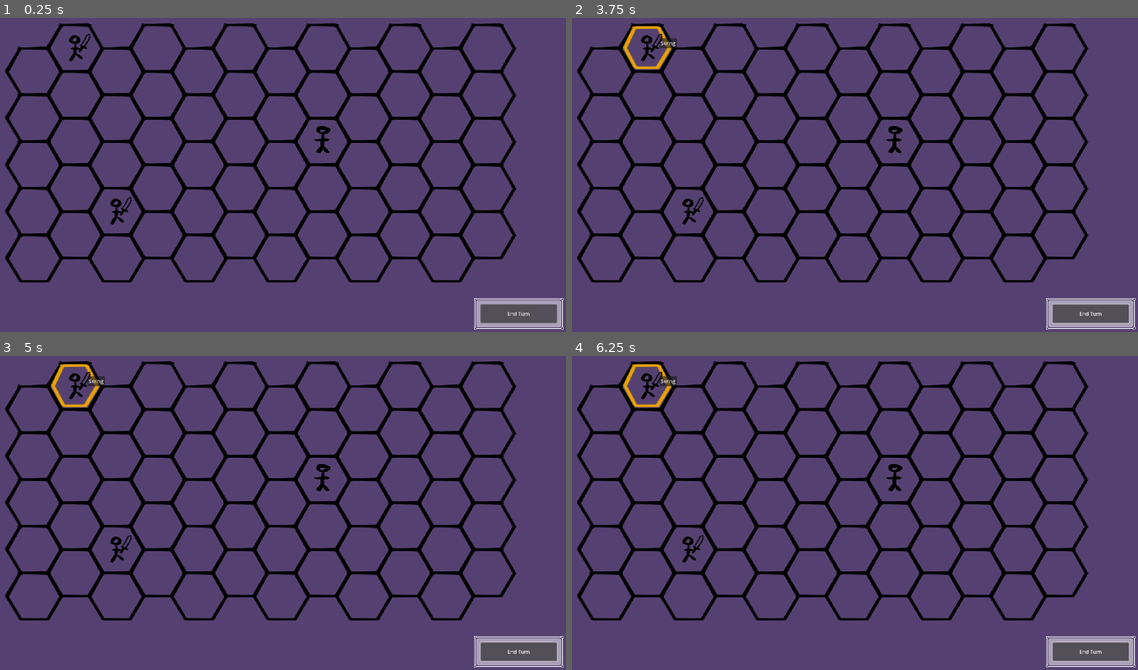
Above: before the commit, frames 1-4 (two rows, left to right).
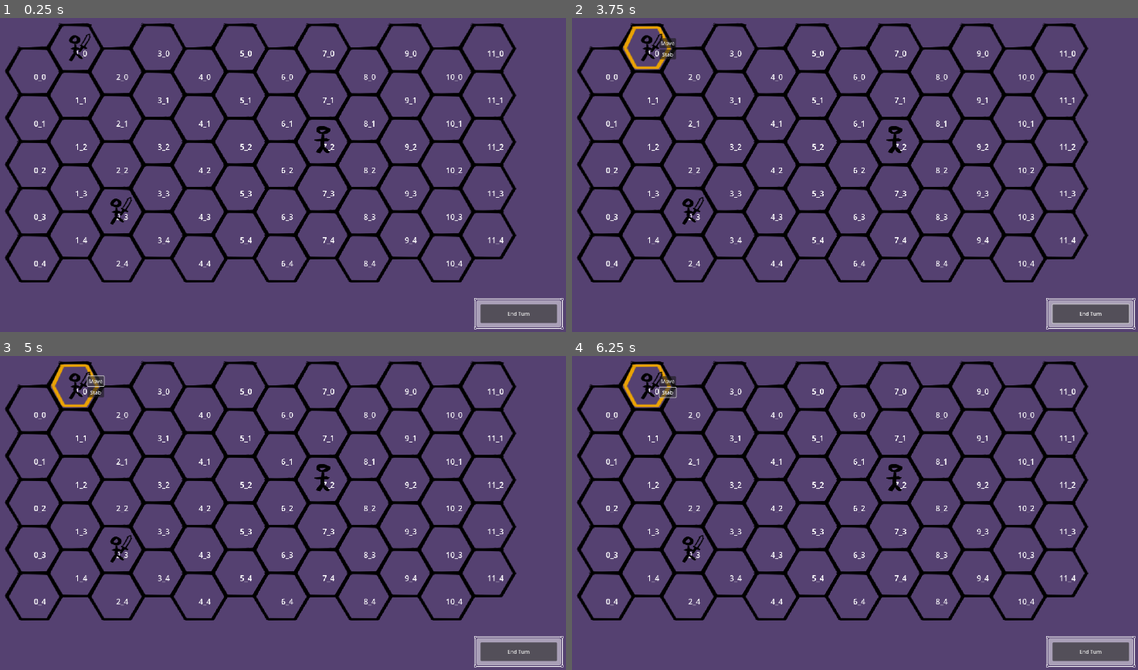
Above: after the commit, the same moments.

Repository: JaryJay/untitled-roguelike
Game: Godot game, scene res://battle.tscn
Two runs of this game, one before a commit and one after it. Both use one fixed random seed, a clock stepped at 60 frames per second and the inputs below.
Inputs (mouse positions are in pixels of both pictures, inside the frame that each line leads up to):
- Up to frame 1 (0.25 s): no input
- Up to frame 2 (3.75 s): click "End Turn" at 0.5 s; click "End Turn" at 1.25 s; click "End Turn" at 2 s; tap Enter at 2.75 s; move the mouse to (605, 71) at 2.77 s; press the mouse at (605, 71) at 2.78 s; tap Space at 3.5 s; move the mouse to (645, 46) at 3.52 s; release the mouse at (645, 46) at 3.53 s; click (645, 46) at 3.6 s
- Up to frame 3 (5 s): click (96, 381) at 4.25 s, where only the run before the commit has a clickable "Swing"
- Up to frame 4 (6.25 s): click (668, 381) at 5 s, where only the run after the commit has a clickable "Move"; click (668, 393) at 5.75 s, where only the run after the commit has a clickable "Stab"

The runs differ from the first frame. In frame 1, 1.1% of the frame differs, in the area x 6-89%, y 10-80%; in frame 2, 1.2%; in frame 3, 1.3%, in the area x 6-99%, y 6-98%; in frame 4, 1.3%.

Commit message:
Create abilities, events, unit class, and map

Diff:
--- a/abilities/ability.gd
+++ b/abilities/ability.gd
@@ -1 +1,15 @@
-extends Resource
+class_name Ability extends Resource
+
+var name: StringName = "NO NAME"
+@export var needs_target: bool : get = _needs_target
+
+func use(_unit: Unit, _map: Map, _pos: Vector2i) -> Array[Event]:
+	assert(false, "perform(...) not implemented for ability %s" % get_class())
+	return []
+
+func is_valid_target(_unit: Unit, _map: Map, _pos: Vector2i) -> bool:
+	assert(false, "is_valid_target(...) not implemented for ability %s" % get_class())
+	return false
+
+func _needs_target() -> bool:
+	return true
--- /dev/null
+++ b/abilities/damage_ability.gd
@@ -0,0 +1,14 @@
+class_name DamageAbility extends Ability
+
+var range: = 1
+var damage: = 1
+
+func use(unit: Unit, map: Map, pos: Vector2i) -> Array[Event]:
+	var ev: = DamageEvent.new()
+	ev.source = unit
+	ev.target = map.get_unit(pos)
+	ev.damage = damage
+	return [ev]
+
+func is_valid_target(unit: Unit, map: Map, pos: Vector2i) -> bool:
+	return map.has_unit(pos) && map.distance_between(unit.pos, pos) <= range
--- /dev/null
+++ b/abilities/move_ability.gd
@@ -0,0 +1,13 @@
+class_name MoveAbility extends Ability
+
+var range: = 1
+
+func use(unit: Unit, _map: Map, pos: Vector2i) -> Array[Event]:
+	var ev: = MoveEvent.new()
+	ev.source = unit
+	ev.from = unit.pos
+	ev.to = pos
+	return [ev]
+
+func is_valid_target(unit: Unit, map: Map, pos: Vector2i) -> bool:
+	return map.distance_between(unit.pos, pos) <= range && !map.has_unit(pos)
--- a/actors/enemies/enemy.gd
+++ b/actors/enemies/enemy.gd
@@ -1,3 +1 @@
-class_name Enemy extends Node2D
-
-var coords: Vector2i
+class_name Enemy extends Unit
--- a/actors/enemies/ordinary_enemy.tscn
+++ b/actors/enemies/ordinary_enemy.tscn
@@ -1,7 +1,8 @@
-[gd_scene load_steps=3 format=3 uid="uid://55see5x25ll3"]
+[gd_scene load_steps=4 format=3 uid="uid://55see5x25ll3"]
 
 [ext_resource type="Script" path="res://actors/enemies/enemy.gd" id="1_k8eem"]
 [ext_resource type="Texture2D" uid="uid://xx8rcsi0i4sb" path="res://assets/spritesheet.png" id="1_s0q8l"]
+[ext_resource type="Script" path="res://components/health_component.gd" id="3_xuyv4"]
 
 [node name="OrdinaryEnemy" type="Node2D"]
 script = ExtResource("1_k8eem")
@@ -11,3 +12,7 @@
 offset = Vector2(-1, -4)
 region_enabled = true
 region_rect = Rect2(273, 26, 52, 86)
+
+[node name="HealthComponent" type="Node" parent="."]
+script = ExtResource("3_xuyv4")
+max_health = 10
--- a/actors/mercs/ordinary_mercenary.gd
+++ b/actors/mercs/ordinary_mercenary.gd
@@ -1,13 +1,28 @@
-class_name Ally extends Node2D
+class_name Ally extends Unit
 
-@onready var ability_selection_ui: = $AbilitySelectionUI
+signal ability_chosen(ability)
 
-var coords: Vector2i
+@onready var ability_selection_ui: AbilitySelectionUI = $AbilitySelectionUI
+
 var is_selected: bool = false : set = _set_is_selected
 
 func _ready():
-	ability_selection_ui.add_ability("Swing")
+	super()
+	var move_a: = MoveAbility.new()
+	move_a.name = "Move"
+	var stab_a: = DamageAbility.new()
+	stab_a.name = "Stab"
+	stab_a.damage = 2
+
+	abilities = [move_a, stab_a]
+
+	for a: Ability in abilities:
+		ability_selection_ui.add_ability(a)
+	ability_selection_ui.ability_chosen.connect(_on_ability_chosen)
 
 func _set_is_selected(val: bool) -> void:
 	is_selected = val
 	ability_selection_ui.visible = is_selected
+
+func _on_ability_chosen(ability: Ability) -> void:
+	ability_chosen.emit(ability)
--- a/actors/mercs/ordinary_mercenary.tscn
+++ b/actors/mercs/ordinary_mercenary.tscn
@@ -1,11 +1,14 @@
-[gd_scene load_steps=4 format=3 uid="uid://lurbnkohsgju"]
+[gd_scene load_steps=5 format=3 uid="uid://lurbnkohsgju"]
 
 [ext_resource type="Texture2D" uid="uid://xx8rcsi0i4sb" path="res://assets/spritesheet.png" id="1_a3iae"]
 [ext_resource type="Script" path="res://actors/mercs/ordinary_mercenary.gd" id="1_xg77r"]
 [ext_resource type="PackedScene" uid="uid://db2rdlbvvowdm" path="res://ui/ability_selection_ui.tscn" id="2_yed7m"]
+[ext_resource type="Script" path="res://components/health_component.gd" id="4_l0p4q"]
 
 [node name="OrdinaryMercenary" type="Node2D"]
 script = ExtResource("1_xg77r")
+health = null
+shield = null
 
 [node name="Sprite2D" type="Sprite2D" parent="."]
 texture = ExtResource("1_a3iae")
@@ -16,3 +19,7 @@
 [node name="AbilitySelectionUI" parent="." instance=ExtResource("2_yed7m")]
 visible = false
 position = Vector2(39, -30)
+
+[node name="HealthComponent" type="Node" parent="."]
+script = ExtResource("4_l0p4q")
+max_health = 15
--- /dev/null
+++ b/actors/unit.gd
@@ -0,0 +1,10 @@
+class_name Unit extends Node2D
+
+var items: Array[Item] = []
+var abilities: Array[Ability] = []
+var pos: Vector2i
+@export_range(0, 200) var health: int = 5
+@export_range(-200, 200) var shield: int = 0
+
+func _ready() -> void:
+	add_to_group("units")
--- a/battle.gd
+++ b/battle.gd
@@ -1,29 +1,28 @@
-extends Node2D
+class_name Battle extends Node2D
 
 const tile_width: = 114
 const tile_height: = 97
 
-const grass_tile_scene: = preload("res://tiles/grass_tile.tscn")
-const ordinary_merc_scene: = preload("res://actors/mercs/ordinary_mercenary.tscn")
+const grass_tile_scene: = preload("res://world/grass_tile.tscn")
+const ordinary_unit_scene: = preload("res://actors/mercs/ordinary_mercenary.tscn")
 const ordinary_enemy_scene: = preload("res://actors/enemies/ordinary_enemy.tscn")
 
-enum Phase {
-	PLAN,
-	EXECUTE
-}
+enum BattleState { PLAYER_TURN, WAITING_FOR_TARGET, ENEMY_TURN }
 
 @onready var tiles: = $Tiles
 @onready var units: = $Units
 
-var units_map: Dictionary = {}
+var map: Map = Map.new()
 
-var selected_mercenary: Node2D = null
+var selected_unit: Unit = null
+var selected_ability: Ability = null
 var selected_tile: Tile = null
+var battle_state: BattleState = BattleState.PLAYER_TURN
 
 func _ready() -> void:
 	_generate_tiles()
-	add_mercenary_to(1, 0)
-	add_mercenary_to(2, 3)
+	add_ally_to(1, 0)
+	add_ally_to(2, 3)
 	add_enemy_to(7, 2)
 
 func _generate_tiles() -> void:
@@ -35,42 +34,78 @@
 			tile.position.y = tile_height * row + tile_height * ((col + 1) % 2)  * 0.5
 			tiles.add_child(tile)
 			tile.clicked.connect(_on_tile_click.bind(Vector2i(col, row)))
+			tile.get_node("Label").text = tile.name
+			map.set_tile(Vector2i(col, row), tile)
 
-func add_mercenary_to(x: int, y: int) -> void:
-	var coords: = Vector2i(x, y)
-	var tile: = get_tile(coords)
+func add_ally_to(x: int, y: int) -> void:
+	var pos: = Vector2i(x, y)
+	var tile: = get_tile(pos)
 
-	var merc = ordinary_merc_scene.instantiate()
-	units.add_child(merc)
-	merc.global_position = tile.global_position
-	merc.coords = Vector2i(0, 0)
-	units_map[coords] = merc
+	var unit: Ally = ordinary_unit_scene.instantiate()
+	units.add_child(unit)
+	unit.global_position = tile.global_position
+	unit.pos = pos
+	map.add_unit(pos, unit)
+
+	unit.ability_chosen.connect(handle_ability_selection)
 
 func add_enemy_to(x: int, y: int) -> void:
-	var coords: = Vector2i(x, y)
-	var tile: = get_tile(coords)
+	var pos: = Vector2i(x, y)
+	var tile: = get_tile(pos)
 
 	var enemy = ordinary_enemy_scene.instantiate()
 	units.add_child(enemy)
 	enemy.global_position = tile.global_position
-	enemy.coords = Vector2i(0, 0)
-	units_map[coords] = enemy
+	enemy.pos = pos
+	map.add_unit(pos, enemy)
 
-func _on_tile_click(coords: Vector2i) -> void:
-	if selected_mercenary:
-		selected_mercenary.is_selected = false
-		selected_mercenary = null
+func _on_tile_click(pos: Vector2i) -> void:
+	if battle_state == BattleState.ENEMY_TURN: return
+	elif battle_state == BattleState.PLAYER_TURN:
+		handle_unit_selection(pos)
+	elif battle_state == BattleState.WAITING_FOR_TARGET:
+		if not selected_ability:
+			return
+		if not selected_ability.is_valid_target(selected_unit, map, pos):
+			print("Invalid target")
+			return
+
+		var events: = selected_ability.use(selected_unit, map, pos)
+
+		for event: Event in events:
+			for item: Item in selected_unit.items:
+				item.modify_event(event)
+
+		for event: Event in events:
+			event.perform(map)
+
+		selected_ability = null
+
+		for unit: Unit in get_tree().get_nodes_in_group("units"):
+			if unit.health <= 0:
+				print("Unit died: %s" % unit.name)
+				map.remove_unit(unit.pos)
+				unit.queue_free()
+
+func handle_unit_selection(pos: Vector2i) -> void:
+	if selected_unit:
+		selected_unit.is_selected = false
+		selected_unit = null
 	if selected_tile:
 		selected_tile.is_selected = false
 		selected_tile = null
 
-	if (not coords in units_map) or (not units_map[coords] is Ally):
+	if not map.get_unit(pos) or not map.get_unit(pos) is Ally:
 		return
 	else:
-		selected_mercenary = units_map[coords]
-		selected_mercenary.is_selected = true
-		selected_tile = get_tile(coords)
+		selected_unit = map.get_unit(pos)
+		selected_unit.is_selected = true
+		selected_tile = get_tile(pos)
 		selected_tile.is_selected = true
 
-func get_tile(coords: Vector2i) -> Node2D:
-	return get_node("Tiles/%d_%d" % [coords.x, coords.y])
+func handle_ability_selection(ability: Ability) -> void:
+	selected_ability = ability
+	battle_state = BattleState.WAITING_FOR_TARGET
+
+func get_tile(pos: Vector2i) -> Node2D:
+	return get_node("Tiles/%d_%d" % [pos.x, pos.y])
--- a/battle.tscn
+++ b/battle.tscn
@@ -21,11 +21,12 @@
 
 [node name="Control" type="Control" parent="UI"]
 layout_mode = 3
+anchors_preset = 15
 anchor_right = 1.0
 anchor_bottom = 1.0
 grow_horizontal = 2
 grow_vertical = 2
-mouse_filter = 1
+mouse_filter = 2
 
 [node name="Panel" parent="UI/Control" instance=ExtResource("2_1lyle")]
 layout_mode = 1
@@ -54,4 +55,5 @@
 
 [node name="Button" type="Button" parent="UI/Control/Panel/MarginContainer"]
 layout_mode = 2
+mouse_filter = 1
 text = "End Turn"
--- /dev/null
+++ b/components/health_component.gd
@@ -0,0 +1,17 @@
+class_name HealthComponent extends Node
+
+signal health_changed(new, old, source)
+signal health_depleted(source)
+
+@export_range(1, 1000) var max_health: int
+
+@onready var health: int = max_health
+
+func change_health(new_health: int, source: int) -> void:
+	if health == new_health: return
+
+	var old_health: = health
+	health = new_health
+	health_changed.emit(new_health, old_health, source)
+
+	if health <= 0: health_depleted.emit(source)
--- /dev/null
+++ b/events/damage_event.gd
@@ -0,0 +1,10 @@
+class_name DamageEvent extends Event
+
+var target: Unit
+var damage: int
+# might not use
+var damageMultiplier: int = 1
+
+func perform(map: Map) -> void:
+	target.health -= maxi(0, damage * damageMultiplier - target.shield)
+	#print("Target %s has %d health left" % [target.name, target.health])
--- /dev/null
+++ b/events/event.gd
@@ -0,0 +1,6 @@
+class_name Event extends RefCounted
+
+var source: Unit
+
+func perform(_map: Map) -> void:
+	assert(false, "perform() not implemented for %s" % get_class())
--- /dev/null
+++ b/events/move_event.gd
@@ -0,0 +1,8 @@
+class_name MoveEvent extends Event
+
+var from: Vector2i
+var to: Vector2i
+
+func perform(map: Map) -> void:
+	map.remove_unit(from)
+	map.add_unit(to, source)
--- /dev/null
+++ b/items/item.gd
@@ -0,0 +1,13 @@
+class_name Item extends Resource
+
+enum Rarity { COMMON, RARE, MYTHIC }
+
+@export var texture: Texture2D
+@export var name: StringName
+@export_multiline var text: String
+@export var rarity: Rarity
+
+var stack_count: int = 1
+
+func modify_event(event: Event) -> void:
+	pass
--- /dev/null
+++ b/items/test_item.tres
@@ -0,0 +1,10 @@
+[gd_resource type="Resource" script_class="Item" load_steps=3 format=3 uid="uid://can1do8wcyqik"]
+
+[ext_resource type="Script" path="res://items/item.gd" id="1_h80gu"]
+[ext_resource type="Texture2D" uid="uid://cnkou2k4bxdws" path="res://icon.svg" id="2_2jn14"]
+
+[resource]
+script = ExtResource("1_h80gu")
+texture = ExtResource("2_2jn14")
+name = &"Test Item2"
+text = "Hi! this is the description for test item 2. It doesn't actually do anything."
--- /dev/null
+++ b/items/test_item2.tres
@@ -0,0 +1,10 @@
+[gd_resource type="Resource" script_class="Item" load_steps=3 format=3 uid="uid://ct8s21d4t0h10"]
+
+[ext_resource type="Script" path="res://items/item.gd" id="1_d625m"]
+[ext_resource type="Texture2D" uid="uid://cnkou2k4bxdws" path="res://icon.svg" id="2_wu5vr"]
+
+[resource]
+script = ExtResource("1_d625m")
+texture = ExtResource("2_wu5vr")
+name = &"Test Item"
+text = "Hi! this is the description for this test item. It doesn't actually do anything."
--- a/ui/ability_selection_ui.gd
+++ b/ui/ability_selection_ui.gd
@@ -1,6 +1,12 @@
 class_name AbilitySelectionUI extends Node2D
 
-func add_ability(name: String) -> void:
+signal ability_chosen(ability)
+
+func add_ability(ability: Ability) -> void:
 	var button: = Button.new()
-	button.text = name
+	button.text = ability.name
+	button.pressed.connect(_on_ability_pressed.bind(ability))
 	$VBoxContainer.add_child(button)
+
+func _on_ability_pressed(ability: Ability) -> void:
+	ability_chosen.emit(ability)
--- a/tiles/grass_tile.tscn
+++ b/world/grass_tile.tscn
@@ -1,9 +1,13 @@
 [gd_scene load_steps=3 format=3 uid="uid://r6trfkjdiv61"]
 
-[ext_resource type="PackedScene" uid="uid://drkku2lhk47ok" path="res://tiles/tile.tscn" id="1_mrlnc"]
+[ext_resource type="PackedScene" uid="uid://drkku2lhk47ok" path="res://world/tile.tscn" id="1_mrlnc"]
 [ext_resource type="Texture2D" uid="uid://xx8rcsi0i4sb" path="res://assets/spritesheet.png" id="2_wdwp0"]
 
 [node name="GrassTile" instance=ExtResource("1_mrlnc")]
 texture = ExtResource("2_wdwp0")
 region_enabled = true
 region_rect = Rect2(114, 15, 122, 104)
+
+[node name="Label" type="Label" parent="." index="4"]
+offset_right = 40.0
+offset_bottom = 23.0
--- /dev/null
+++ b/world/map.gd
@@ -0,0 +1,66 @@
+class_name Map extends Resource
+
+## Map from Vector2i to Tiles
+var _tile_map: Dictionary = {}
+## Map from Vector2i to Units
+var _unit_map: Dictionary = {}
+
+var bound_left: = 0
+var bound_right: = 11
+var bound_top: = 0
+var bound_bottom: = 4
+
+func get_tile(pos: Vector2i) -> Tile:
+	return _tile_map.get(pos)
+func set_tile(pos: Vector2i, tile: Tile) -> void:
+	if _tile_map.has(pos):
+		printerr("Cannot put tile at %s because it already contains something." % pos)
+		return
+	_tile_map[pos] = tile
+func remove_tile(pos: Vector2i) -> void:
+	_tile_map.erase(pos)
+func has_unit(pos: Vector2i) -> bool:
+	return _unit_map.has(pos)
+func get_unit(pos: Vector2i) -> Unit:
+	return _unit_map.get(pos)
+func add_unit(pos: Vector2i, unit: Unit) -> void:
+	if _unit_map.has(pos):
+		printerr("Cannot put unit in %s because it already contains something." % pos)
+		return
+	_unit_map[pos] = unit
+	unit.pos = pos
+	unit.global_position = get_tile(pos).global_position
+func remove_unit(pos: Vector2i) -> void:
+	_unit_map.erase(pos)
+
+func get_positions_within_distance(pos: Vector2i, dist: int, include_valid_only: = true) -> Array[Vector2i]:
+	var result: Array[Vector2i] = []
+	for y: int in range(pos.y - dist, pos.y + dist + 1):
+		for x: int in range(pos.x - dist, pos.x + dist + 1):
+			if include_valid_only and not _tile_map.has(Vector2i(x, y)):
+				continue
+
+			result.append(Vector2i(x, y))
+	return result
+
+func distance_between(pos1: Vector2i, pos2: Vector2i) -> int:
+	var diff: Vector2i = pos2 - pos1
+	var abs_diff_x: int = abs(diff.x)
+
+	var y_diff_achieved_going_along_x: int
+	if (pos1.x % 2 == pos2.x % 2):
+		y_diff_achieved_going_along_x = abs_diff_x / 2;
+	elif (pos1.x % 2 == 0):
+		if (diff.y < 0):
+			y_diff_achieved_going_along_x = (abs_diff_x - 1) / 2
+		else:
+			y_diff_achieved_going_along_x = (abs_diff_x + 1) / 2
+	else:
+		if (diff.y < 0):
+			y_diff_achieved_going_along_x = (abs_diff_x + 1) / 2
+		else:
+			y_diff_achieved_going_along_x = (abs_diff_x - 1) / 2
+	if (y_diff_achieved_going_along_x >= abs(diff.y)):
+		return abs_diff_x
+	else:
+		return abs_diff_x + abs(diff.y) - y_diff_achieved_going_along_x
--- a/tiles/tile.gd
+++ b/world/tile.gd
@@ -10,7 +10,7 @@
 func _input(event):
 	if is_hovered and event.is_action_pressed("primary"):
 		is_clicked = true
-	elif is_clicked and event.is_action_released("primary"):
+	elif is_hovered and is_clicked and event.is_action_released("primary"):
 		is_clicked = false
 		clicked.emit()
 	elif event.is_action_released("primary"):
--- a/tiles/tile.tscn
+++ b/world/tile.tscn
@@ -1,6 +1,6 @@
 [gd_scene load_steps=3 format=3 uid="uid://drkku2lhk47ok"]
 
-[ext_resource type="Script" path="res://tiles/tile.gd" id="1_o6nue"]
+[ext_resource type="Script" path="res://world/tile.gd" id="1_o6nue"]
 [ext_resource type="Texture2D" uid="uid://xx8rcsi0i4sb" path="res://assets/spritesheet.png" id="2_vlg1q"]
 
 [node name="Tile" type="Sprite2D"]
